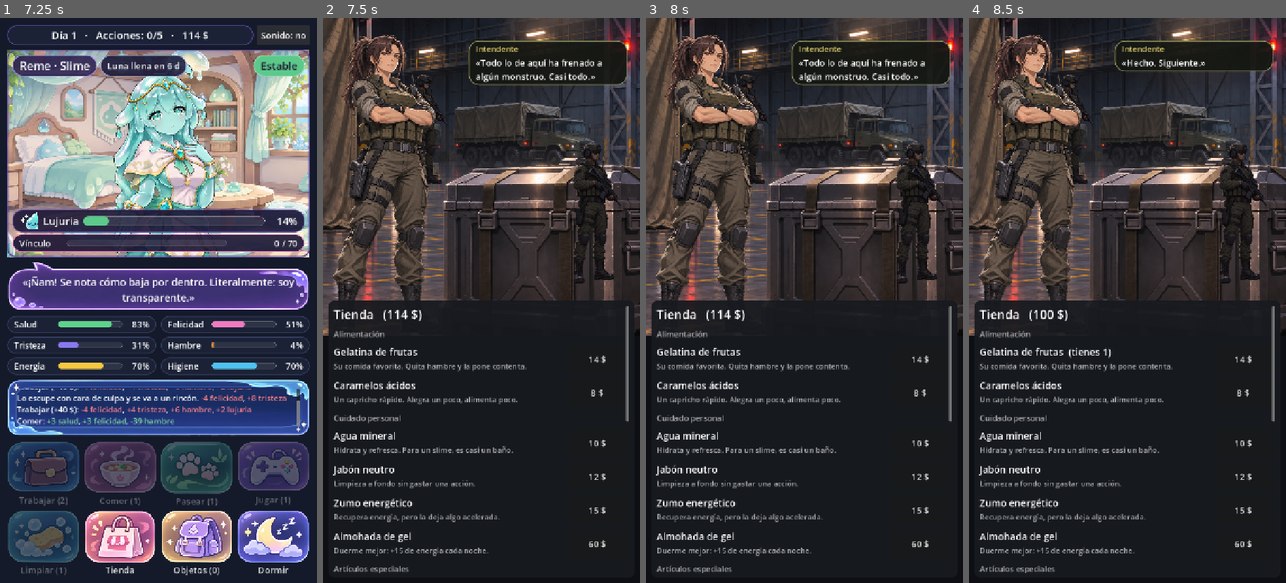
Above: before the commit, frames 1-4 (left to right).
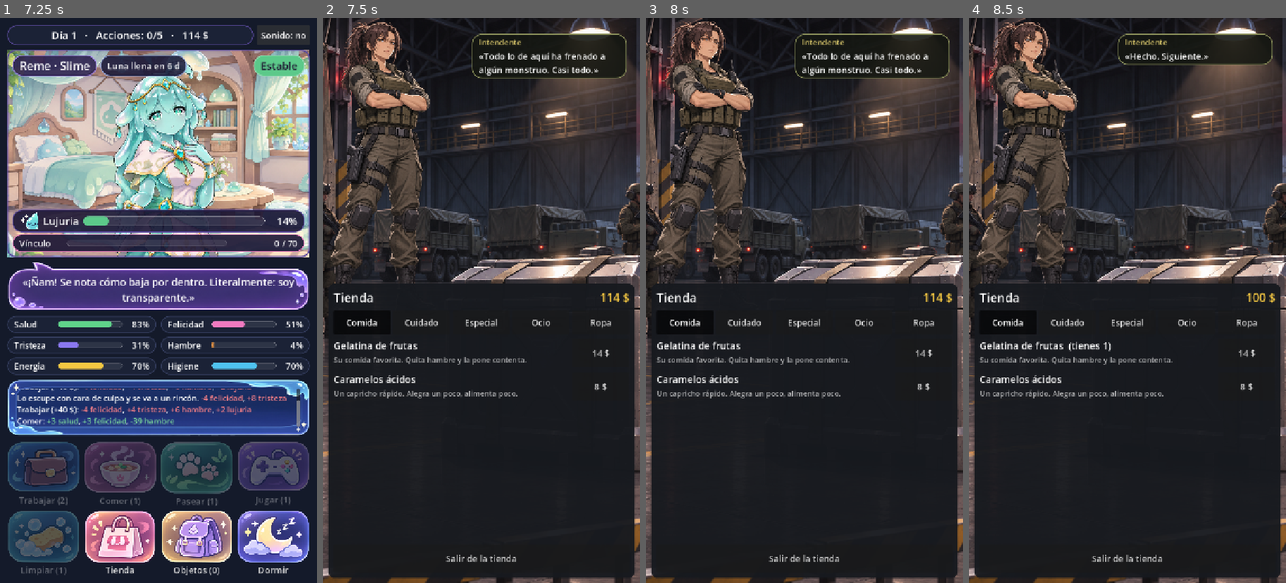
Above: after the commit, the same moments.

Repository: ZabrackStudio/monster-girl
Game: Godot game, scene res://scenes/main.tscn
Same seed, same stepped clock (60 frames per second), same inputs: the game is played once before the commit and once after it.
Inputs:
- Up to frame 1 (7.25 s): click "Trabajar (2)" at 0.5 s; click "Tienda" at 1.25 s; click "Objetos (0)" at 2 s; click "Dormir" at 2.75 s; click "Sonido: sí" at 3.5 s; click "Reñirle." at 4.25 s; click "Trabajar (2)" at 5 s; click "Comer (1)" at 5.75 s; click "Sonido: sí" at 6.5 s
- Up to frame 2 (7.5 s): click "Tienda" at 7.25 s
- Up to frame 3 (8 s): no input
- Up to frame 4 (8.5 s): click "14 $" at 8 s

Frame 1 is identical in both runs. In frame 2, 36% of the frame differs, in the area x 0-100%, y 0-100%; in frame 3, 36%; in frame 4, 36%.

Commit message:
Tienda con pestañas, tendera animada, salida comentada y trajes con efectos
- Formato vertical fijo también en PC (aspecto keep).
- Tienda: fondo nuevo del almacén, la intendente respira y reacciona, artículos por pestañas.
- Al salir, pantalla de carga con sus comentarios sobre lo comprado.
- Los trajes modifican la lujuria según la actividad (data trajes_efectos).

Co-Authored-By: Claude Opus 5.5 <noreply@anthropic.com>

Diff:
--- a/data/items.json
+++ b/data/items.json
@@ -138,7 +138,7 @@
 		"precio": 80,
 		"especie": "slime",
 		"traje": "casual",
-		"descripcion": "Ropa cómoda para estar por casa. Dicen que la ropa nueva levanta el ánimo."
+		"descripcion": "Cómoda para salir: en la calle nadie la mira y se calma. En casa, tan a gusto, se relaja demasiado."
 	},
 	{
 		"id": "traje_vestido_blanco",
@@ -148,7 +148,7 @@
 		"precio": 120,
 		"especie": "slime",
 		"traje": "vestido_blanco",
-		"descripcion": "Un vestido de volantes. Seguro que le hace ilusión estrenarlo."
+		"descripcion": "Fuera llama la atención y eso la altera. En casa se siente arreglada y se serena."
 	},
 	{
 		"id": "traje_vestido_lila",
@@ -158,6 +158,6 @@
 		"precio": 150,
 		"especie": "slime",
 		"traje": "vestido_lila",
-		"descripcion": "El más caro de la tienda. Lo que se ve, se paga."
+		"descripcion": "De fiesta: en la calle se pone muy contenta… y muy acelerada. Jugando en casa, en cambio, se calma."
 	}
 ]
--- a/data/personajes/slime.json
+++ b/data/personajes/slime.json
@@ -216,5 +216,43 @@
 		"casual": "Sudadera y shorts",
 		"vestido_blanco": "Vestido blanco con lazo",
 		"vestido_lila": "Vestido lila de fiesta"
+	},
+	"trajes_efectos": {
+		"inicial": {},
+		"casual": {
+			"pasear": {
+				"lujuria": -4
+			},
+			"comer": {
+				"lujuria": 2
+			},
+			"limpiar": {
+				"lujuria": 3
+			},
+			"jugar": {
+				"lujuria": 2
+			}
+		},
+		"vestido_blanco": {
+			"pasear": {
+				"lujuria": 5
+			},
+			"comer": {
+				"lujuria": -2
+			},
+			"limpiar": {
+				"lujuria": -3
+			}
+		},
+		"vestido_lila": {
+			"pasear": {
+				"lujuria": 8,
+				"felicidad": 6
+			},
+			"jugar": {
+				"lujuria": -4,
+				"felicidad": 4
+			}
+		}
 	}
 }
--- a/data/tienda.json
+++ b/data/tienda.json
@@ -1,22 +1,50 @@
 {
 	"nombre": "Intendente",
+	"pestanas": {
+		"Alimentación": "Comida",
+		"Cuidado personal": "Cuidado",
+		"Artículos especiales": "Especial",
+		"Entretenimiento": "Ocio",
+		"Vestuario": "Ropa"
+	},
 	"saludo": [
 		"Pagas, te lo llevas. Sin preguntas.",
 		"¿Otra vez tú? Mientras la tengas a raya, me da igual.",
 		"Todo lo de aquí ha frenado a algún monstruo. Casi todo.",
-		"No fíes. No devuelvo. No pregunto."
+		"No fío. No devuelvo. No pregunto."
 	],
 	"compra": [
-		"Buena elección. Úsalo antes de que lo necesites.",
+		"Apuntado.",
 		"Hecho. Siguiente.",
-		"Eso aguanta. Tú procura aguantar también."
-	],
-	"traje": [
-		"¿Ropa? A la maldición le da igual lo que lleve. Allá tú.",
-		"Bonito. Inútil, pero bonito.",
-		"Con eso no la calmas. Pero cobro igual."
+		"Eso aguanta."
 	],
 	"sin_dinero": [
 		"Sin dinero no hay trato. Ve a trabajar."
+	],
+	"sin_compra": [
+		"¿Mirar sin comprar? Esto no es un museo.",
+		"Vuelve cuando sepas lo que necesitas. O cuando lo necesites de verdad.",
+		"Nada, ¿eh? Ojalá no tengas que volver corriendo."
+	],
+	"comentarios": {
+		"gelatina": "La gelatina, mejor fría. A los slimes les gusta notar algo más frío que ellos.",
+		"caramelos": "Caramelos. Un capricho no salva a nadie, pero tampoco mata.",
+		"agua": "Agua mineral. Para ella es casi un baño; no la desperdicies.",
+		"jabon": "Jabón neutro. Una slime sucia se pone nerviosa. Una nerviosa, peor.",
+		"manzanilla": "Manzanilla. Funciona, pero cada vez menos. Que no se acostumbre.",
+		"bebida_energia": "¿Zumo energético? Le da fuerzas… y prisa. Tú sabrás.",
+		"almohada": "La almohada de gel. Quien duerme bien no sale a cazar de noche.",
+		"pecera": "La pecera. Mirar peces calma más de lo que parece.",
+		"lampara": "La lámpara de lava. Sentimental. Me gusta.",
+		"frasco": "El frasco hermético. No es una jaula: es un sitio donde se siente a salvo.",
+		"mj_memoria": "Juego de memoria. Una cabeza ocupada no piensa en otras cosas.",
+		"traje_casual": "Sudadera y shorts. En la calle pasará desapercibida. En casa, vigílala.",
+		"traje_vestido_blanco": "El vestido blanco. Fuera la mirarán todos. Mejor para estar en casa.",
+		"traje_vestido_lila": "¿El de fiesta? La pondrá contenta en la calle. Y acelerada. Avisado quedas."
+	},
+	"cierre": [
+		"Vuelve entera. Y que ella también.",
+		"Mantén la puerta cerrada por la noche.",
+		"Si un día no vienes, ya sabré por qué."
 	]
 }
--- a/project.godot
+++ b/project.godot
@@ -14,10 +14,12 @@
 window/size/window_width_override=450
 window/size/window_height_override=800
 window/stretch/mode="canvas_items"
-window/stretch/aspect="expand"
+window/stretch/aspect="keep"
 window/handheld/orientation=1
 
 [rendering]
 
+environment/defaults/default_clear_color=Color(0.05, 0.06, 0.09, 1)
+
 renderer/rendering_method="gl_compatibility"
 renderer/rendering_method.mobile="gl_compatibility"
--- a/scripts/game.gd
+++ b/scripts/game.gd
@@ -179,6 +179,7 @@
 	_log("%s: %s" % [msg, _fmt(real)])
 	today.append(id)
 	_apply_reactions(reactions)
+	_outfit_effects(id)
 	_after_action(id, float(act.get("prob_evento", 0)))
 
 
@@ -210,6 +211,7 @@
 		_bond(float(balance["vinculo"]["minijuego"]))
 	today.append("jugar")
 	_apply_reactions(reactions)
+	_outfit_effects("jugar")
 	_after_action("jugar", float(act.get("prob_evento", 0)))
 
 
@@ -245,6 +247,20 @@
 
 
 ## Cambia de ropa. No afecta a ninguna estadística: es una trampa para el dinero.
+## Efectos del traje puesto sobre una actividad (sin tolerancia: la ropa no se gasta).
+func outfit_effects(t: String) -> Dictionary:
+	return character.get("trajes_efectos", {}).get(t, {})
+
+
+func _outfit_effects(id: String) -> void:
+	var e: Dictionary = outfit_effects(outfit).get(id, {})
+	if e.is_empty():
+		return
+	var real := apply(e, effectiveness())
+	var name: String = character.get("trajes", {}).get(outfit, outfit)
+	_log("[color=#c9b3ff]Con %s:[/color] %s" % [name.to_lower(), _fmt(real)])
+
+
 func wear(t: String) -> void:
 	if over or not outfits.has(t) or t == outfit:
 		return
--- a/scripts/main.gd
+++ b/scripts/main.gd
@@ -5,6 +5,7 @@
 const Game := preload("res://scripts/game.gd")
 const Portrait := preload("res://scripts/portrait.gd")
 const Music := preload("res://scripts/music.gd")
+const Shopkeeper := preload("res://scripts/shopkeeper.gd")
 const MINIGAME_SCRIPTS := {
 	"burbujas": preload("res://scripts/minigame_bubbles.gd"),
 	"memoria": preload("res://scripts/minigame_memory.gd"),
@@ -39,6 +40,15 @@
 var modal: Control
 var music
 var btn_sound: Button
+# Tienda
+var shop: Dictionary
+var shop_cat := ""
+var shop_tabs := {}
+var shop_list: VBoxContainer
+var shop_money: Label
+var shop_said: Label
+var shop_keeper
+var shop_bought := []
 
 
 func _ready() -> void:
@@ -459,26 +469,107 @@
 	return l
 
 
-func _show_shop(line := "") -> void:
-	var shop: Dictionary = Game.load_json("res://data/tienda.json")
-	if line == "":
-		line = game._pick(shop["saludo"])
-	var v := _open_scene(shop["nombre"], line, "Tienda   (%d $)" % game.money)
+## Tienda: escena fija con la intendente arriba y una ventana con pestañas abajo.
+func _show_shop() -> void:
+	shop = Game.load_json("res://data/tienda.json")
+	shop_bought = []
+	_close_modal()
 	music.play("tienda")
-	var last_cat := ""
-	var order: Array = game.item_order.duplicate()
-	var cats := []
-	for id in order:
-		if not game.items[id]["categoria"] in cats:
-			cats.append(game.items[id]["categoria"])
-	order.sort_custom(func(x, y): return cats.find(game.items[x]["categoria"]) < cats.find(game.items[y]["categoria"]))
-	for id in order:
+	modal = Control.new()
+	modal.set_anchors_preset(Control.PRESET_FULL_RECT)
+	modal.mouse_filter = Control.MOUSE_FILTER_STOP
+	modal.clip_contents = true
+	add_child(modal)
+	var scene_h := size.y * 0.47
+	modal.add_child(_shop_backdrop(1.0))
+	shop_keeper = Shopkeeper.new()
+	modal.add_child(shop_keeper)
+	shop_keeper.fit(scene_h * 1.12)
+	shop_keeper.position = Vector2(size.x * 0.02, scene_h * 0.02)
+	# Bocadillo.
+	var talk := _pill(Color(0.08, 0.09, 0.07, 0.9), Color("8a8f5a"))
+	talk.position = Vector2(size.x * 0.47, scene_h * 0.06)
+	var tv := VBoxContainer.new()
+	talk.add_child(tv)
+	var who := _label(shop["nombre"], 18)
+	who.add_theme_color_override("font_color", Color("d6c46a"))
+	tv.add_child(who)
+	shop_said = _wrap("«%s»" % game._pick(shop["saludo"]), 20)
+	shop_said.custom_minimum_size = Vector2(size.x * 0.5 - 40, 0)
+	tv.add_child(shop_said)
+	modal.add_child(talk)
+	# Ventana de artículos.
+	var panel := _panel(Color(0.09, 0.1, 0.12, 0.96))
+	panel.position = Vector2(12, scene_h)
+	panel.size = Vector2(size.x - 24, size.y - scene_h - 12)
+	modal.add_child(panel)
+	var col := VBoxContainer.new()
+	col.add_theme_constant_override("separation", 10)
+	panel.add_child(col)
+	var head := HBoxContainer.new()
+	col.add_child(head)
+	var title := _label("Tienda", 28)
+	title.size_flags_horizontal = Control.SIZE_EXPAND_FILL
+	head.add_child(title)
+	shop_money = _label("", 26)
+	shop_money.add_theme_color_override("font_color", Color("f5c842"))
+	head.add_child(shop_money)
+	var tabs := HBoxContainer.new()
+	tabs.add_theme_constant_override("separation", 6)
+	col.add_child(tabs)
+	shop_tabs.clear()
+	for id in game.item_order:
+		var cat: String = game.items[id]["categoria"]
+		if shop_tabs.has(cat):
+			continue
+		var b := Button.new()
+		b.text = shop["pestanas"].get(cat, cat)
+		b.toggle_mode = true
+		b.size_flags_horizontal = Control.SIZE_EXPAND_FILL
+		b.custom_minimum_size = Vector2(0, 54)
+		b.add_theme_font_size_override("font_size", 19)
+		b.pressed.connect(_shop_tab.bind(cat))
+		tabs.add_child(b)
+		shop_tabs[cat] = b
+	if not shop_tabs.has(shop_cat):
+		shop_cat = shop_tabs.keys()[0]
+	var scroll := ScrollContainer.new()
+	scroll.horizontal_scroll_mode = ScrollContainer.SCROLL_MODE_DISABLED
+	scroll.size_flags_vertical = Control.SIZE_EXPAND_FILL
+	col.add_child(scroll)
+	shop_list = VBoxContainer.new()
+	shop_list.size_flags_horizontal = Control.SIZE_EXPAND_FILL
+	shop_list.add_theme_constant_override("separation", 12)
+	scroll.add_child(shop_list)
+	col.add_child(_button("Salir de la tienda", _leave_shop))
+	_fill_shop()
+
+
+func _shop_backdrop(light: float) -> TextureRect:
+	var bgt := TextureRect.new()
+	bgt.texture = load("res://ui/tienda_fondo.png")
+	bgt.expand_mode = TextureRect.EXPAND_IGNORE_SIZE
+	bgt.stretch_mode = TextureRect.STRETCH_KEEP_ASPECT_COVERED
+	bgt.set_anchors_preset(Control.PRESET_FULL_RECT)
+	bgt.modulate = Color(light, light, light)
+	return bgt
+
+
+func _shop_tab(cat: String) -> void:
+	shop_cat = cat
+	_fill_shop()
+
+
+func _fill_shop() -> void:
+	shop_money.text = "%d $" % game.money
+	for cat in shop_tabs:
+		shop_tabs[cat].set_pressed_no_signal(cat == shop_cat)
+	for c in shop_list.get_children():
+		c.queue_free()
+	for id in game.item_order:
 		var it: Dictionary = game.items[id]
-		if it["categoria"] != last_cat:
-			last_cat = it["categoria"]
-			var c := _label(last_cat, 18)
-			c.modulate = TEXT_DIM
-			v.add_child(c)
+		if it["categoria"] != shop_cat:
+			continue
 		var row := HBoxContainer.new()
 		var info := VBoxContainer.new()
 		info.size_flags_horizontal = Control.SIZE_EXPAND_FILL
@@ -489,83 +580,103 @@
 		var d := _wrap(it["descripcion"], 17)
 		d.modulate = TEXT_DIM
 		info.add_child(d)
+		if it["tipo"] == "traje":
+			var fx := _wrap(_outfit_text(it["traje"]), 16)
+			fx.add_theme_color_override("font_color", Color("c9b3ff"))
+			info.add_child(fx)
 		row.add_child(info)
 		var can: bool = game.can_buy(id)
 		var b := _button("%d $" % int(it["precio"]) if can else "Comprado",
 			_buy.bind(id), not can or game.money < int(it["precio"]))
 		b.custom_minimum_size = Vector2(130, 64)
 		row.add_child(b)
-		v.add_child(row)
-	v.add_child(_button("Cerrar", _close_modal))
-
-
-## Ventana con escenario: fondo ilustrado, personajes y la lista abajo.
-func _open_scene(speaker: String, line: String, title: String) -> VBoxContainer:
+		shop_list.add_child(row)
+
+
+## Resumen de lo que hace un traje según la actividad.
+func _outfit_text(t: String) -> String:
+	var fx: Dictionary = game.outfit_effects(t)
+	if fx.is_empty():
+		return "Sin efectos."
+	var parts := []
+	for act in fx:
+		var bits := []
+		for k in fx[act]:
+			bits.append("%+d %s" % [int(fx[act][k]), Game.STAT_NAMES.get(k, k).to_lower()])
+		parts.append("%s: %s" % [game.activity(act)["nombre"], ", ".join(bits)])
+	return " · ".join(parts)
+
+
+func _buy(id: String) -> void:
+	if game.buy(id):
+		shop_bought.append(id)
+		shop_said.text = "«%s»" % game._pick(shop["compra"])
+		shop_keeper.react()
+	else:
+		shop_said.text = "«%s»" % game._pick(shop["sin_dinero"])
+	_fill_shop()
+
+
+## Al salir, la intendente comenta la compra mientras "vuelves a casa".
+func _leave_shop() -> void:
+	var lines := []
+	var seen := []
+	for i in range(shop_bought.size() - 1, -1, -1):
+		var id: String = shop_bought[i]
+		if id in seen or not shop["comentarios"].has(id):
+			continue
+		seen.append(id)
+		lines.append(shop["comentarios"][id])
+		if lines.size() == 2:
+			break
+	if lines.is_empty():
+		lines.append(game._pick(shop["sin_compra"]))
+	lines.append(game._pick(shop["cierre"]))
 	_close_modal()
 	modal = Control.new()
 	modal.set_anchors_preset(Control.PRESET_FULL_RECT)
 	modal.mouse_filter = Control.MOUSE_FILTER_STOP
-	modal.clip_contents = true
 	add_child(modal)
-	var back := ColorRect.new()
-	back.color = Color("0d0f14")
-	back.set_anchors_preset(Control.PRESET_FULL_RECT)
-	modal.add_child(back)
-	var scene_h := size.y * 0.5
-	var bgt := TextureRect.new()
-	bgt.texture = load("res://ui/tienda_fondo.png")
-	bgt.expand_mode = TextureRect.EXPAND_IGNORE_SIZE
-	bgt.stretch_mode = TextureRect.STRETCH_KEEP_ASPECT_COVERED
-	bgt.position = Vector2.ZERO
-	bgt.size = Vector2(size.x, scene_h + 80)
-	modal.add_child(bgt)
-	# Guardias al fondo, más pequeños y en penumbra.
-	for i in 2:
-		var g := _figure("res://ui/tienda_soldado_%d.png" % (i + 1), scene_h * (0.4 if i == 0 else 0.5))
-		g.modulate = Color(0.55, 0.55, 0.62)
-		g.position = Vector2(size.x * 0.27 if i == 0 else size.x * 0.94 - g.size.x, scene_h * (0.2 if i == 0 else 0.44))
-		modal.add_child(g)
-	var keeper := _figure("res://ui/tienda_vendedora.png", scene_h * 1.08)
-	keeper.position = Vector2(size.x * 0.03, scene_h * 0.06)
+	var black := ColorRect.new()
+	black.color = Color.BLACK
+	black.set_anchors_preset(Control.PRESET_FULL_RECT)
+	modal.add_child(black)
+	modal.add_child(_shop_backdrop(0.35))
+	var keeper := Shopkeeper.new()
 	modal.add_child(keeper)
-	# Bocadillo de la intendente.
-	var talk := _pill(Color(0.08, 0.09, 0.07, 0.9), Color("8a8f5a"))
-	talk.position = Vector2(size.x * 0.46, scene_h * 0.08)
-	talk.custom_minimum_size = Vector2(size.x * 0.5, 0)
-	var tv := VBoxContainer.new()
-	talk.add_child(tv)
-	var who := _label(speaker, 18)
+	keeper.fit(size.y * 0.78)
+	keeper.position = Vector2(size.x * 0.5 - keeper.size.x * 0.5, size.y * 0.02)
+	var box := _panel(Color(0.07, 0.08, 0.07, 0.94))
+	box.position = Vector2(24, size.y * 0.62)
+	box.size = Vector2(size.x - 48, 0)
+	modal.add_child(box)
+	var v := VBoxContainer.new()
+	v.add_theme_constant_override("separation", 10)
+	box.add_child(v)
+	var who := _label(shop["nombre"], 20)
 	who.add_theme_color_override("font_color", Color("d6c46a"))
-	tv.add_child(who)
-	var said := _wrap("«%s»" % line, 20)
-	said.custom_minimum_size = Vector2(size.x * 0.5 - 40, 0)
-	tv.add_child(said)
-	modal.add_child(talk)
-	# Lista de artículos.
-	var panel := _panel(Color(0.09, 0.1, 0.12, 0.94))
-	panel.position = Vector2(12, scene_h)
-	panel.size = Vector2(size.x - 24, size.y - scene_h - 12)
-	modal.add_child(panel)
-	var scroll := ScrollContainer.new()
-	scroll.horizontal_scroll_mode = ScrollContainer.SCROLL_MODE_DISABLED
-	panel.add_child(scroll)
-	var v := VBoxContainer.new()
-	v.size_flags_horizontal = Control.SIZE_EXPAND_FILL
-	v.add_theme_constant_override("separation", 12)
-	scroll.add_child(v)
-	v.add_child(_label(title, 28))
-	return v
-
-
-func _figure(path: String, h: float) -> TextureRect:
-	var t := TextureRect.new()
-	t.texture = load(path)
-	t.expand_mode = TextureRect.EXPAND_IGNORE_SIZE
-	t.stretch_mode = TextureRect.STRETCH_KEEP_ASPECT
-	t.mouse_filter = Control.MOUSE_FILTER_IGNORE
-	var ts: Vector2 = t.texture.get_size()
-	t.size = Vector2(h * ts.x / ts.y, h)
-	return t
+	v.add_child(who)
+	for l in lines:
+		v.add_child(_wrap("«%s»" % l, 22))
+	var loading := _label("Volviendo a casa…", 18)
+	loading.modulate = TEXT_DIM
+	v.add_child(loading)
+	var bar := _bar(Color("d6c46a"), 10)
+	v.add_child(bar)
+	var screen := modal
+	var tw := create_tween()
+	tw.tween_property(bar, "value", 100.0, 1.2 + 1.4 * lines.size())
+	tw.tween_callback(func():
+		if modal == screen:
+			_close_modal())
+	# Tocar la pantalla salta la espera, tras un instante para que no se cierre sin querer.
+	await get_tree().create_timer(0.7).timeout
+	if modal == screen:
+		loading.text = "Volviendo a casa…  (toca para continuar)"
+		screen.gui_input.connect(func(e):
+			if e is InputEventMouseButton and e.pressed and modal == screen:
+				tw.kill()
+				_close_modal())
 
 
 func _show_inventory() -> void:
@@ -611,9 +722,13 @@
 	var names: Dictionary = game.character.get("trajes", {})
 	for t in game.outfits:
 		var row := HBoxContainer.new()
-		var l := _label(names.get(t, t), 20)
-		l.size_flags_horizontal = Control.SIZE_EXPAND_FILL
-		row.add_child(l)
+		var info := VBoxContainer.new()
+		info.size_flags_horizontal = Control.SIZE_EXPAND_FILL
+		info.add_child(_label(names.get(t, t), 20))
+		var fx := _wrap(_outfit_text(t), 16)
+		fx.add_theme_color_override("font_color", Color("c9b3ff"))
+		info.add_child(fx)
+		row.add_child(info)
 		var worn: bool = t == game.outfit
 		var b := _button("Puesto" if worn else "Vestir", _wear.bind(t), worn)
 		b.custom_minimum_size = Vector2(130, 56)
@@ -688,15 +803,6 @@
 		var b := _button(opt["texto"], _choose.bind(i), not game.option_available(opt))
 		b.autowrap_mode = TextServer.AUTOWRAP_WORD_SMART
 		v.add_child(b)
-
-
-func _buy(id: String) -> void:
-	var shop: Dictionary = Game.load_json("res://data/tienda.json")
-	var kind: String = "traje" if game.items[id]["tipo"] == "traje" else "compra"
-	if game.buy(id):
-		_show_shop(game._pick(shop[kind]))
-	else:
-		_show_shop(game._pick(shop["sin_dinero"]))
 
 
 func _use(id: String) -> void:
--- /dev/null
+++ b/scripts/shopkeeper.gd
@@ -0,0 +1,34 @@
+## La intendente de la tienda: respira, se balancea y reacciona a las compras.
+extends TextureRect
+
+var t := randf() * 10.0
+var bounce := 0.0
+
+
+func _ready() -> void:
+	texture = load("res://ui/tienda_vendedora.png")
+	expand_mode = TextureRect.EXPAND_IGNORE_SIZE
+	stretch_mode = TextureRect.STRETCH_KEEP_ASPECT
+	mouse_filter = Control.MOUSE_FILTER_IGNORE
+
+
+## Ajusta el tamaño a una altura conservando la proporción.
+func fit(h: float) -> void:
+	var ts: Vector2 = texture.get_size()
+	size = Vector2(h * ts.x / ts.y, h)
+	pivot_offset = Vector2(size.x * 0.5, size.y)
+
+
+## Un gesto breve, como un asentimiento.
+func react() -> void:
+	bounce = 1.0
+
+
+func _process(delta: float) -> void:
+	t += delta
+	bounce = maxf(0.0, bounce - delta * 2.5)
+	var breathe := sin(t * 1.7) * 0.008
+	var nod := sin(bounce * PI) * 0.025
+	scale = Vector2(1.0 - breathe * 0.5, 1.0 + breathe - nod)
+	# Cambia el peso de pierna de vez en cuando.
+	rotation = sin(t * 0.45) * 0.012 + sin(t * 1.1) * 0.003
--- a/tests/screenshot.gd
+++ b/tests/screenshot.gd
@@ -19,9 +19,20 @@
 	main.game.changed.emit()
 	for i in 20: await process_frame
 	_shot("2_critica")
+	main.game.money = 200
 	main._show_shop()
 	for i in 10: await process_frame
+	main._buy("manzanilla")
+	for i in 10: await process_frame
 	_shot("3_tienda")
+	main._shop_tab("Vestuario")
+	main._buy("traje_vestido_lila")
+	for i in 10: await process_frame
+	_shot("3b_tienda_ropa")
+	main._leave_shop()
+	for i in 40: await process_frame
+	_shot("3c_salida")
+	await create_timer(5.0).timeout
 	main._start_minigame("burbujas")
 	await create_timer(4.0).timeout
 	_shot("4_burbujas")
--- a/tests/sim.gd
+++ b/tests/sim.gd
@@ -12,7 +12,7 @@
 
 
 func _init() -> void:
-	for strategy in ["azar", "basica", "experta"]:
+	for strategy in ["azar", "basica", "experta", "experta:casual", "experta:vestido_blanco", "experta:vestido_lila"]:
 		var days := []
 		finals.clear()
 		bonds.clear()
@@ -37,6 +37,10 @@
 	g.event_triggered.connect(func(ev): _resolve(g, ev, strategy))
 	g.game_over.connect(func(e): finals[e["tipo"]] = finals.get(e["tipo"], 0) + 1; bonds.append(g.bond))
 	g.start()
+	if ":" in strategy:
+		g.outfit = strategy.split(":")[1]
+		g.outfits.append(g.outfit)
+		strategy = "experta"
 	while not g.over and g.day < MAX_DAYS:
 		var guard := 0
 		while g.actions_left > 0 and not g.over and guard < 20:
--- a/tools/preparar_assets.gd
+++ b/tools/preparar_assets.gd
@@ -81,9 +81,9 @@
 			frame.save_png(base + dir + MOODS[i] + ".png")
 		print(dir, " ", MOODS.size(), " expresiones ", col_w, "x", int(src.get_height() * CUT))
 
-	# Tienda: almacén de fondo, la intendente y dos soldados de guardia.
+	# Tienda: almacén de fondo (ya con los guardias) y la intendente.
 	var alm := Image.load_from_file(base + SRC + "almacen.png")
-	alm.resize(720, 1080, Image.INTERPOLATE_LANCZOS)
+	alm.resize(854, 1280, Image.INTERPOLATE_LANCZOS)
 	alm.save_png(base + "ui/tienda_fondo.png")
 	var chica_s := Image.load_from_file(base + SRC + "chica soldado.png")
 	chica_s.convert(Image.FORMAT_RGBA8)
@@ -93,17 +93,6 @@
 	_fit_height(chica_s, 900)
 	chica_s.save_png(base + "ui/tienda_vendedora.png")
 	print("tienda_vendedora ", chica_s.get_size())
-	var sold := Image.load_from_file(base + SRC + "soldados.png")
-	sold.convert(Image.FORMAT_RGBA8)
-	_trim_alpha(sold, 90, 200)
-	var half := sold.get_width() / 2
-	for i in 2:
-		var one := sold.get_region(Rect2i(i * half, 0, half, sold.get_height()))
-		_keep_largest(one)
-		one = one.get_region(one.get_used_rect())
-		_fit_height(one, 560)
-		one.save_png(base + "ui/tienda_soldado_%d.png" % (i + 1))
-		print("tienda_soldado_%d " % (i + 1), one.get_size())
 	quit()
 
 
Not shown, added: scripts/shopkeeper.gd.uid
Binary file changed: ui/tienda_fondo.png
Binary file removed: ui/tienda_soldado_1.png
Not shown, removed: ui/tienda_soldado_1.png.import
Binary file removed: ui/tienda_soldado_2.png
Not shown, removed: ui/tienda_soldado_2.png.import
Not shown, changed: docs/index.pck
